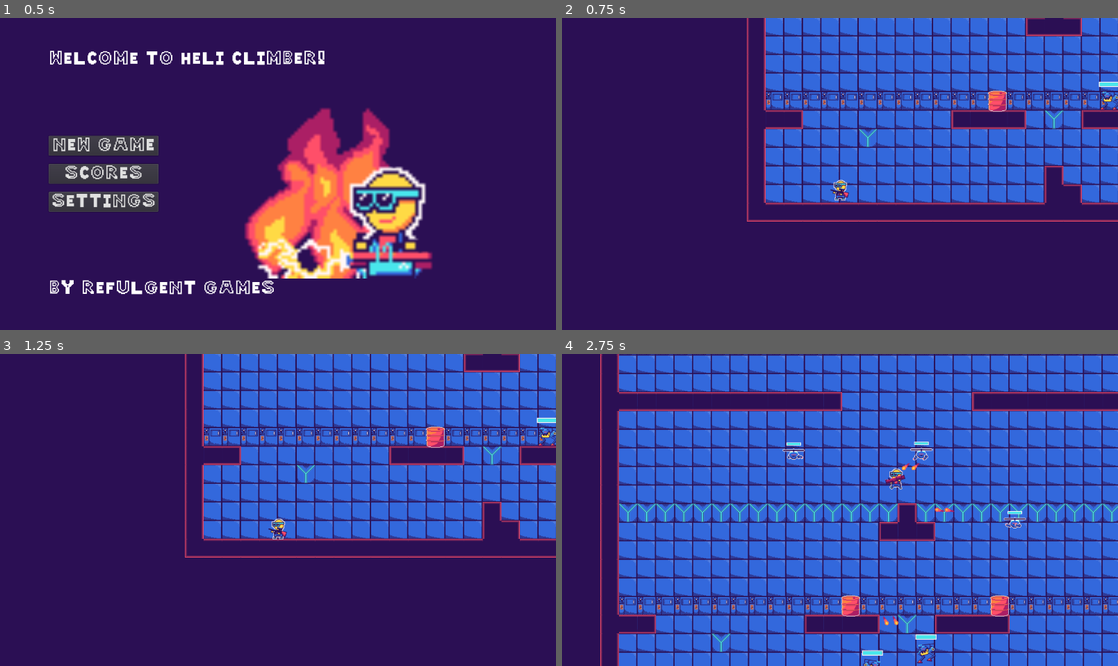
Above: before the commit, frames 1-4 (two rows, left to right).
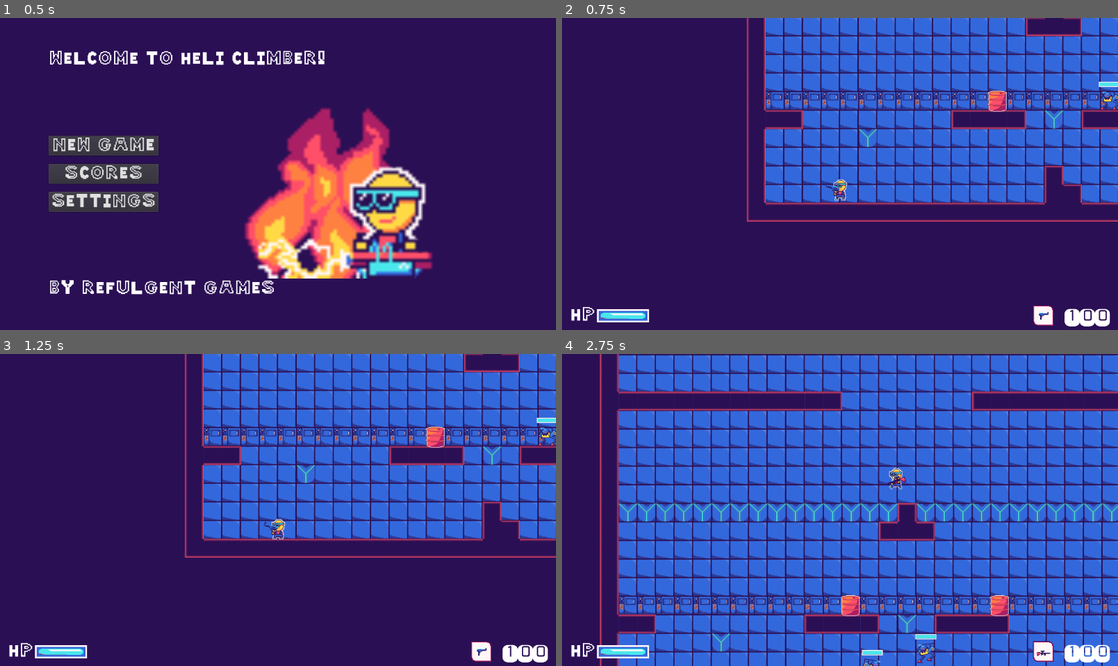
Above: after the commit, the same moments.

Repository: Sjbrimley26/Heli-Climber
Game: Godot game, scene res://menus/MainMenu.tscn
Same seed, same stepped clock (60 frames per second), same inputs: the game is played once before the commit and once after it. The project has no main scene, so this scene is started directly. Sound files missing from this copy of the repository are replaced by a short silence.
Inputs (mouse positions are in pixels of both pictures, inside the frame that each line leads up to):
- Up to frame 1 (0.5 s): no input
- Up to frame 2 (0.75 s): click "New Game" at 0.5 s
- Up to frame 3 (1.25 s): no input
- Up to frame 4 (2.75 s): move the mouse to (962, 494) at 1.27 s; press the mouse at (962, 494) at 1.28 s; hold Right (right) from 1.28 s (still down); tap Up (up) at 1.52, 2.27 s; move the mouse to (728, 525) at 2.02 s; release the mouse at (728, 525) at 2.03 s; tap E (weapon_next) at 2.1 s

Frame 1 is identical in both runs. In frame 2, 1.2% of the frame differs, in the area x 1-99%, y 51-99%; in frame 3, 1.3%; in frame 4, 12%, in the area x 1-100%, y 0-100%.

Commit message:
Update #8
Added ability to take damage

added death screen

added a GUI which shows health and equpped weapon

Diff:
--- a/characters/Player.gd
+++ b/characters/Player.gd
@@ -1,13 +1,18 @@
 extends KinematicBody2D
+
+class_name Player
 
 signal fire(direction)
 
-# signal hp_changed(amount)
+signal hp_changed(hp)
 
 var velocity = Vector2(0,0)
 const SPEED = 250
 const GRAVITY = 30
 const JUMP = -900
+const MAX_HEALTH = 200.0
+
+var health = 200.0
 
 enum {PISTOL, RIFLE, LAUNCHER, BOLT_LAUNCHER, BAT, SWORD, SAW}
 var fireRates = [
@@ -20,7 +25,7 @@
 	0.5
 ]
 var prevEquipped
-var equipped = RIFLE
+var equipped = PISTOL
 var reloading = 0
 var camera_shaking = false
 var recent_damage = 1
@@ -33,10 +38,20 @@
 var sword = preload("res://guns/Sword.tscn")
 var saw = preload("res://guns/SawLauncher.tscn")
 
+var pistol_icon = preload("res://img/ui/pistol.png")
+var rifle_icon = preload("res://img/ui/rifle.png")
+var launcher_icon = preload("res://img/ui/rocket.png")
+var bolt_icon = preload("res://img/ui/bolt.png")
+var bat_icon = preload("res://img/ui/bat.png")
+var sword_icon = preload("res://img/ui/sword.png")
+var saw_icon = preload("res://img/ui/saw.png")
+
 var hit_sound = preload("res://sounds/damage.wav")
 
+var death_menu = preload("res://menus/DeathMenu.tscn")
+
 func on_collision(area):
-	recent_damage = area.damage / 10.0
+	recent_damage += area.damage / 10.0
 	camera_shaking = true
 	var timer = Timer.new()
 	timer.set_wait_time(1)
@@ -48,14 +63,20 @@
 	var _err2 = splayer.connect("finished", splayer, "queue_free")
 	add_child(splayer)
 	splayer.play()
+	health -= area.damage
+	emit_signal("hp_changed", health)
+	if health <= 0:
+		get_tree().change_scene_to(death_menu)
 
 func stop_camera_shake(timer):
+	recent_damage = 1
 	timer.queue_free()
 	camera_shaking = false
 	$Camera2D.set_offset(Vector2.ZERO)
 
 func _ready():
 	set_meta("type", "player")
+	var _err = connect("hp_changed", $CanvasLayer/GUI, "adjust_health")
 
 func _physics_process(_delta):
 	# Update Movement
@@ -94,21 +115,29 @@
 
 	# Check Weapon
 	var gun
+	var icon
 	match equipped:
 		PISTOL:
 			gun = pistol
+			icon = pistol_icon
 		RIFLE:
 			gun = rifle
+			icon = rifle_icon
 		LAUNCHER:
 			gun = launcher
+			icon = launcher_icon
 		BOLT_LAUNCHER:
 			gun = bolt_launcher
+			icon = bolt_icon
 		BAT:
 			gun = bat
+			icon = bat_icon
 		SWORD:
 			gun = sword
+			icon = sword_icon
 		SAW:
 			gun = saw
+			icon = saw_icon
 
 	if not equipped == prevEquipped:
 		var newlyEquipped = gun.instance()
@@ -116,6 +145,7 @@
 			get_node("Gun").free()
 		prevEquipped = equipped
 		add_child(newlyEquipped)
+		$CanvasLayer/GUI.get_node("HBoxContainer/CenterContainer/GunIcon").texture = icon
 
 	var localMouse = get_local_mouse_position()
 	var globalMouse = get_global_mouse_position()
--- a/characters/Player.tscn
+++ b/characters/Player.tscn
@@ -1,7 +1,8 @@
-[gd_scene load_steps=11 format=2]
+[gd_scene load_steps=12 format=2]
 
 [ext_resource path="res://img/player/player.png" type="Texture" id=1]
 [ext_resource path="res://characters/Player.gd" type="Script" id=2]
+[ext_resource path="res://characters/components/GUI.tscn" type="PackedScene" id=3]
 
 [sub_resource type="AtlasTexture" id=1]
 flags = 4
@@ -60,7 +61,6 @@
 [node name="Sprite" type="AnimatedSprite" parent="."]
 frames = SubResource( 7 )
 animation = "idle"
-frame = 1
 playing = true
 
 [node name="CollisionShape2D" type="CollisionShape2D" parent="."]
@@ -72,3 +72,9 @@
 drag_margin_h_enabled = true
 drag_margin_v_enabled = true
 editor_draw_drag_margin = true
+
+[node name="CanvasLayer" type="CanvasLayer" parent="."]
+
+[node name="GUI" parent="CanvasLayer" instance=ExtResource( 3 )]
+margin_top = -92.895
+margin_bottom = 23.105
--- /dev/null
+++ b/characters/components/GUI.gd
@@ -0,0 +1,7 @@
+extends MarginContainer
+
+var max_health = 200.0
+var multiplier = max_health / 100
+
+func adjust_health(hp):
+	$HBoxContainer/HBoxContainer/CenterContainer/TextureProgress.value = hp / multiplier
--- /dev/null
+++ b/characters/components/GUI.tscn
@@ -0,0 +1,80 @@
+[gd_scene load_steps=8 format=2]
+
+[ext_resource path="res://img/components/player_full.png" type="Texture" id=1]
+[ext_resource path="res://img/components/player_empty.png" type="Texture" id=2]
+[ext_resource path="res://img/ui/new_dynamicfont.tres" type="DynamicFont" id=3]
+[ext_resource path="res://img/ui/weapon_bg.png" type="Texture" id=4]
+[ext_resource path="res://img/ui/pistol.png" type="Texture" id=5]
+[ext_resource path="res://img/ui/monfont.tres" type="DynamicFont" id=6]
+[ext_resource path="res://characters/components/GUI.gd" type="Script" id=7]
+
+[node name="GUI" type="MarginContainer"]
+anchor_top = 1.0
+anchor_right = 1.0
+anchor_bottom = 1.0
+custom_constants/margin_right = 20
+custom_constants/margin_top = 10
+custom_constants/margin_left = 20
+custom_constants/margin_bottom = 10
+script = ExtResource( 7 )
+__meta__ = {
+"_edit_use_anchors_": false
+}
+
+[node name="HBoxContainer" type="HBoxContainer" parent="."]
+margin_left = 20.0
+margin_top = 10.0
+margin_right = 1346.0
+margin_bottom = 106.0
+
+[node name="HBoxContainer" type="HBoxContainer" parent="HBoxContainer"]
+margin_right = 1138.0
+margin_bottom = 96.0
+size_flags_horizontal = 3
+
+[node name="Label" type="Label" parent="HBoxContainer/HBoxContainer"]
+margin_top = 26.0
+margin_right = 62.0
+margin_bottom = 69.0
+custom_fonts/font = ExtResource( 3 )
+text = "HP"
+
+[node name="CenterContainer" type="CenterContainer" parent="HBoxContainer/HBoxContainer"]
+margin_left = 66.0
+margin_right = 194.0
+margin_bottom = 96.0
+
+[node name="TextureProgress" type="TextureProgress" parent="HBoxContainer/HBoxContainer/CenterContainer"]
+margin_top = 32.0
+margin_right = 128.0
+margin_bottom = 64.0
+value = 100.0
+texture_under = ExtResource( 2 )
+texture_progress = ExtResource( 1 )
+
+[node name="CenterContainer" type="CenterContainer" parent="HBoxContainer"]
+margin_left = 1142.0
+margin_right = 1238.0
+margin_bottom = 96.0
+
+[node name="TextureRect2" type="TextureRect" parent="HBoxContainer/CenterContainer"]
+margin_right = 96.0
+margin_bottom = 96.0
+texture = ExtResource( 4 )
+
+[node name="GunIcon" type="TextureRect" parent="HBoxContainer/CenterContainer"]
+margin_right = 96.0
+margin_bottom = 96.0
+texture = ExtResource( 5 )
+
+[node name="CenterContainer2" type="CenterContainer" parent="HBoxContainer"]
+margin_left = 1242.0
+margin_right = 1326.0
+margin_bottom = 96.0
+
+[node name="AmmoCount" type="Label" parent="HBoxContainer/CenterContainer2"]
+margin_top = 20.0
+margin_right = 84.0
+margin_bottom = 75.0
+custom_fonts/font = ExtResource( 6 )
+text = "100"
--- a/characters/enemies/Enemy.gd
+++ b/characters/enemies/Enemy.gd
@@ -7,12 +7,13 @@
 export(int) var ACCELERATION
 
 var target
+var rng = RandomNumberGenerator.new()
 
 signal hp_changed(x)
 
-
 # required Nodes: HealthBar, Detection, Detonation
 func _ready():
+	rng.randomize()
 	set_meta("type", "enemy")
 	var hp_err = $HealthBar.connect("dead", self, "die")
 	if hp_err != OK:
@@ -42,6 +43,10 @@
 	if has_node("head"):
 		$head.visible = false
 	set_physics_process(false)
+	if rng.randf_range(0, 10) <= 2.5:
+		var hpack = load("res://props/HealthPack.tscn").instance()
+		get_parent().add_child(hpack)
+		hpack.global_position = self.global_position
 
 
 func enemy_detected(body):
--- a/characters/enemies/Runner.gd
+++ b/characters/enemies/Runner.gd
@@ -4,7 +4,7 @@
 
 const GRAVITY = 30
 const JUMP = -900
-const BITE_DAMAGE = 15
+const BITE_DAMAGE = 10
 
 enum {STATE_IDLE, STATE_CHASING, STATE_ATTACKING}
 
--- a/characters/enemies/projectiles/Heli_Bullet.gd
+++ b/characters/enemies/projectiles/Heli_Bullet.gd
@@ -3,7 +3,7 @@
 var collided = false
 
 func _init():
-	set_damage(5)
+	set_damage(4)
 
 func on_collide(body):
 	if collided:
--- /dev/null
+++ b/img/ui/monfont.tres
@@ -0,0 +1,7 @@
+[gd_resource type="DynamicFont" load_steps=2 format=2]
+
+[ext_resource path="res://img/ui/Monofett-Regular.ttf" type="DynamicFontData" id=1]
+
+[resource]
+size = 64
+font_data = ExtResource( 1 )
--- a/levels/Level1.tscn
+++ b/levels/Level1.tscn
@@ -1,10 +1,9 @@
-[gd_scene load_steps=8 format=2]
+[gd_scene load_steps=7 format=2]
 
 [ext_resource path="res://levels/Background_Tilemap.tres" type="TileSet" id=1]
 [ext_resource path="res://levels/Floor_Tilemap.tres" type="TileSet" id=2]
 [ext_resource path="res://props/Barrel.tscn" type="PackedScene" id=3]
 [ext_resource path="res://characters/enemies/Runner.tscn" type="PackedScene" id=4]
-[ext_resource path="res://characters/enemies/Heli_Drone.tscn" type="PackedScene" id=5]
 [ext_resource path="res://levels/Level1.gd" type="Script" id=6]
 
 [sub_resource type="RectangleShape2D" id=1]
@@ -72,12 +71,3 @@
 
 [node name="Barrel3" parent="." instance=ExtResource( 3 )]
 position = Vector2( 527.557, 48.8407 )
-
-[node name="Heli_Drone" parent="." instance=ExtResource( 5 )]
-position = Vector2( 552.981, -133.191 )
-
-[node name="Heli_Drone2" parent="." instance=ExtResource( 5 )]
-position = Vector2( 239.031, -205.733 )
-
-[node name="Heli_Drone3" parent="." instance=ExtResource( 5 )]
-position = Vector2( 422.168, -212.868 )
--- /dev/null
+++ b/menus/DeathMenu.gd
@@ -0,0 +1,11 @@
+extends MarginContainer
+
+func _ready():
+	var _err = $VBoxContainer/CenterContainer2/NewGameButton.connect("pressed", self, "_new_game")
+	var _err2 = $VBoxContainer/CenterContainer3/QuitButton.connect("pressed", self, "_quit")
+
+func _new_game():
+	get_tree().change_scene("res://levels/LevelManager.tscn")
+
+func _quit():
+	get_tree().quit()
--- /dev/null
+++ b/menus/DeathMenu.tscn
@@ -0,0 +1,103 @@
+[gd_scene load_steps=4 format=2]
+
+[ext_resource path="res://img/ui/monfont.tres" type="DynamicFont" id=1]
+[ext_resource path="res://menus/DeathMenu.gd" type="Script" id=2]
+
+[sub_resource type="StyleBoxFlat" id=1]
+bg_color = Color( 0.2, 0.407843, 0.862745, 1 )
+border_width_left = 5
+border_width_top = 5
+border_width_right = 5
+border_width_bottom = 5
+border_color = Color( 1, 0.968627, 0.972549, 1 )
+corner_radius_top_left = 10
+corner_radius_top_right = 10
+corner_radius_bottom_right = 10
+corner_radius_bottom_left = 10
+expand_margin_left = 10.0
+expand_margin_right = 10.0
+expand_margin_bottom = 5.0
+
+[node name="MarginContainer" type="MarginContainer"]
+anchor_right = 1.0
+anchor_bottom = 1.0
+custom_constants/margin_right = 80
+custom_constants/margin_top = 120
+custom_constants/margin_left = 80
+custom_constants/margin_bottom = 120
+script = ExtResource( 2 )
+__meta__ = {
+"_edit_use_anchors_": false
+}
+
+[node name="VBoxContainer" type="VBoxContainer" parent="."]
+margin_left = 80.0
+margin_top = 120.0
+margin_right = 1286.0
+margin_bottom = 648.0
+custom_constants/separation = 20
+
+[node name="CenterContainer" type="CenterContainer" parent="VBoxContainer"]
+margin_right = 1206.0
+margin_bottom = 151.0
+size_flags_vertical = 3
+
+[node name="Label" type="Label" parent="VBoxContainer/CenterContainer"]
+margin_left = 455.0
+margin_top = 39.0
+margin_right = 750.0
+margin_bottom = 112.0
+custom_fonts/font = ExtResource( 1 )
+text = "You Died!"
+
+[node name="CenterContainer4" type="CenterContainer" parent="VBoxContainer"]
+margin_top = 171.0
+margin_right = 1206.0
+margin_bottom = 322.0
+size_flags_vertical = 3
+
+[node name="HBoxContainer" type="HBoxContainer" parent="VBoxContainer/CenterContainer4"]
+margin_left = 315.0
+margin_top = 39.0
+margin_right = 890.0
+margin_bottom = 112.0
+size_flags_vertical = 3
+
+[node name="Label" type="Label" parent="VBoxContainer/CenterContainer4/HBoxContainer"]
+margin_right = 460.0
+margin_bottom = 73.0
+custom_fonts/font = ExtResource( 1 )
+text = "final Score         "
+
+[node name="ScoreLabel" type="Label" parent="VBoxContainer/CenterContainer4/HBoxContainer"]
+margin_left = 464.0
+margin_right = 575.0
+margin_bottom = 73.0
+custom_fonts/font = ExtResource( 1 )
+text = "100"
+
+[node name="CenterContainer2" type="CenterContainer" parent="VBoxContainer"]
+margin_top = 342.0
+margin_right = 1206.0
+margin_bottom = 425.0
+
+[node name="NewGameButton" type="Button" parent="VBoxContainer/CenterContainer2"]
+margin_left = 464.0
+margin_right = 742.0
+margin_bottom = 83.0
+custom_styles/normal = SubResource( 1 )
+custom_fonts/font = ExtResource( 1 )
+text = "New Game"
+
+[node name="CenterContainer3" type="CenterContainer" parent="VBoxContainer"]
+margin_top = 445.0
+margin_right = 1206.0
+margin_bottom = 528.0
+
+[node name="QuitButton" type="Button" parent="VBoxContainer/CenterContainer3"]
+margin_left = 524.0
+margin_right = 682.0
+margin_bottom = 83.0
+custom_styles/normal = SubResource( 1 )
+custom_fonts/font = ExtResource( 1 )
+text = "Quit"
--- a/project.godot
+++ b/project.godot
@@ -18,10 +18,16 @@
 "class": "Level",
 "language": "GDScript",
 "path": "res://levels/Level.gd"
+}, {
+"base": "KinematicBody2D",
+"class": "Player",
+"language": "GDScript",
+"path": "res://characters/Player.gd"
 } ]
 _global_script_class_icons={
 "Enemy": "",
-"Level": ""
+"Level": "",
+"Player": ""
 }
 
 [application]
--- a/props/Barrel.gd
+++ b/props/Barrel.gd
@@ -1,7 +1,7 @@
 extends StaticBody2D
 
 signal trigger_aoe()
-const MAX_HITS = 3
+const MAX_HITS = 2
 var hit_count = 0
 var explosion_played = false
 
--- /dev/null
+++ b/props/HealthPack.gd
@@ -0,0 +1,13 @@
+extends Area2D
+
+export var heal_amount = 50.0
+
+func _ready():
+	var _err = connect("body_entered", self, "_heal")
+
+func _heal(player: Player):
+	player.health += heal_amount
+	if player.health > player.MAX_HEALTH:
+		player.health = player.MAX_HEALTH
+	player.emit_signal("hp_changed", player.health)
+	queue_free()
--- /dev/null
+++ b/props/HealthPack.tscn
@@ -0,0 +1,48 @@
+[gd_scene load_steps=9 format=2]
+
+[ext_resource path="res://img/props/health_pack.png" type="Texture" id=1]
+[ext_resource path="res://props/HealthPack.gd" type="Script" id=2]
+
+[sub_resource type="AtlasTexture" id=1]
+flags = 4
+atlas = ExtResource( 1 )
+region = Rect2( 0, 0, 96, 96 )
+
+[sub_resource type="AtlasTexture" id=2]
+flags = 4
+atlas = ExtResource( 1 )
+region = Rect2( 96, 0, 96, 96 )
+
+[sub_resource type="AtlasTexture" id=3]
+flags = 4
+atlas = ExtResource( 1 )
+region = Rect2( 0, 96, 96, 96 )
+
+[sub_resource type="AtlasTexture" id=4]
+flags = 4
+atlas = ExtResource( 1 )
+region = Rect2( 96, 96, 96, 96 )
+
+[sub_resource type="SpriteFrames" id=5]
+animations = [ {
+"frames": [ SubResource( 1 ), SubResource( 2 ), SubResource( 3 ), SubResource( 4 ) ],
+"loop": true,
+"name": "default",
+"speed": 6.0
+} ]
+
+[sub_resource type="RectangleShape2D" id=6]
+
+[node name="Area2D" type="Area2D"]
+collision_layer = 0
+collision_mask = 2
+script = ExtResource( 2 )
+
+[node name="AnimatedSprite" type="AnimatedSprite" parent="."]
+frames = SubResource( 5 )
+frame = 3
+playing = true
+
+[node name="CollisionShape2D" type="CollisionShape2D" parent="."]
+position = Vector2( -0.629959, 2.51984 )
+shape = SubResource( 6 )
Binary file added: img/components/player_empty.png
Not shown, added: img/components/player_empty.png.import
Binary file added: img/components/player_full.png
Not shown, added: img/components/player_full.png.import
Binary file added: img/props/health_pack.png
Not shown, added: img/props/health_pack.png.import
Binary file added: img/ui/Monofett-Regular.ttf
Binary file added: img/ui/bat.png
Not shown, added: img/ui/bat.png.import
Binary file added: img/ui/bolt.png
Not shown, added: img/ui/bolt.png.import
Binary file added: img/ui/pistol.png
(and 11 more such lines)
